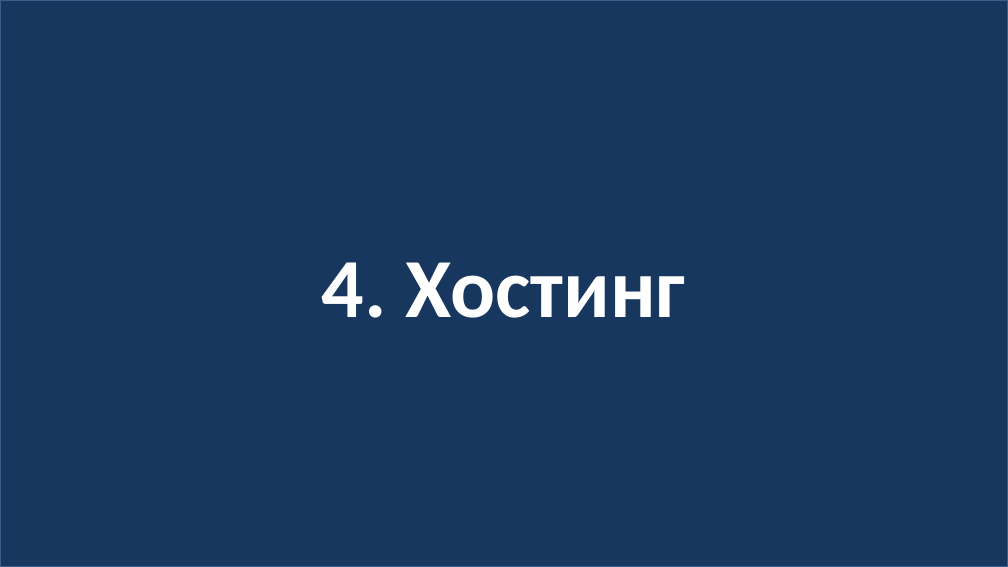
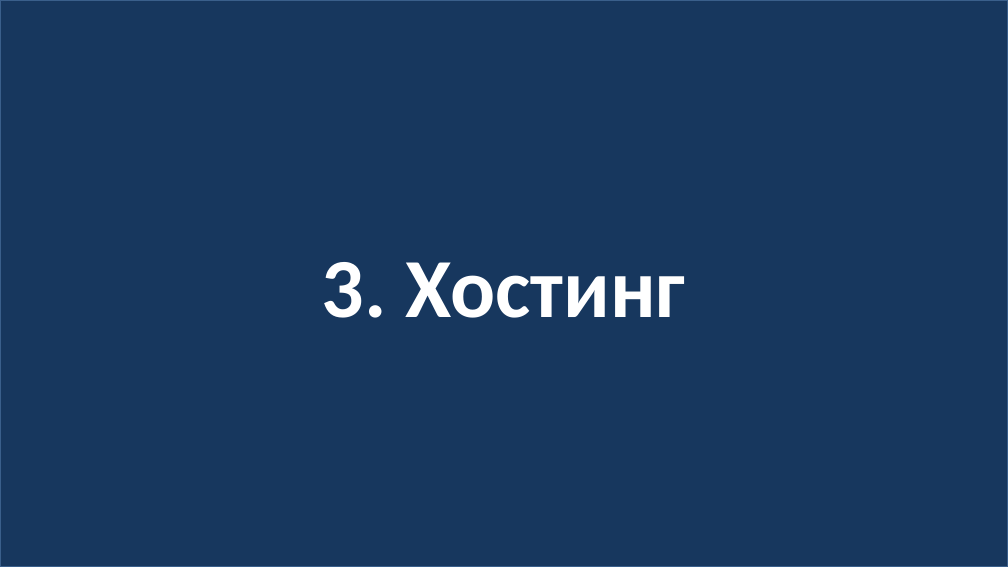
Before and after one commit to web45-ortdnipro/lesson01, a slide deck: slide 21 of lesson01.pptx (slide 23 before the commit). Drawn at 1008x567 pixels with LibreOffice and Linux fonts; fonts in the diff are those of the drawing. Boxes give left, top, right and bottom in pixels: in the first picture for what was removed or moved away, otherwise in the second. Text is boxed around its words. In the diff, an @@ line names an element or a change of style, - is before the commit and + after.

```diff
--- a/lesson01.pptx
+++ b/lesson01.pptx
@@ text in rectangle at (322,262,686,318): text changed @@
-4. Хостинг
+3. Хостинг
```
Also in this commit, not shown: 2 slides removed, 1 other file.
